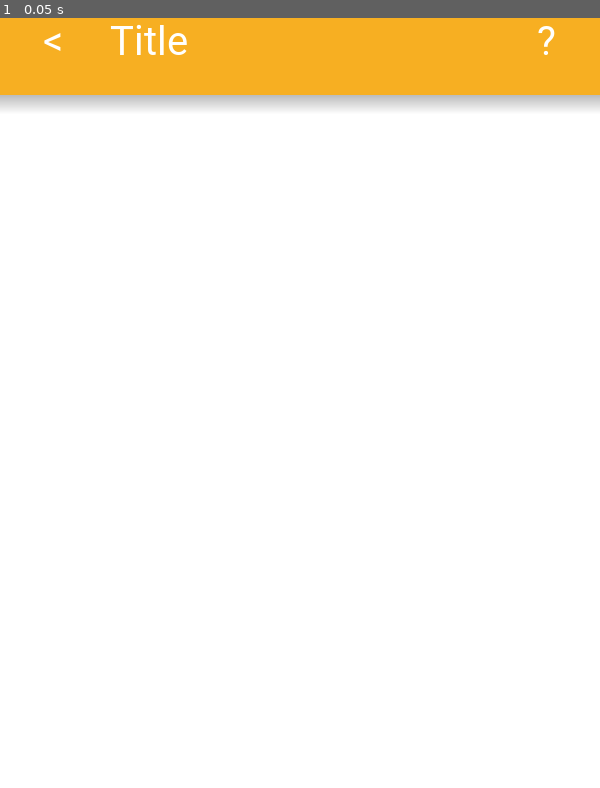
Above: before the commit, frame 1.
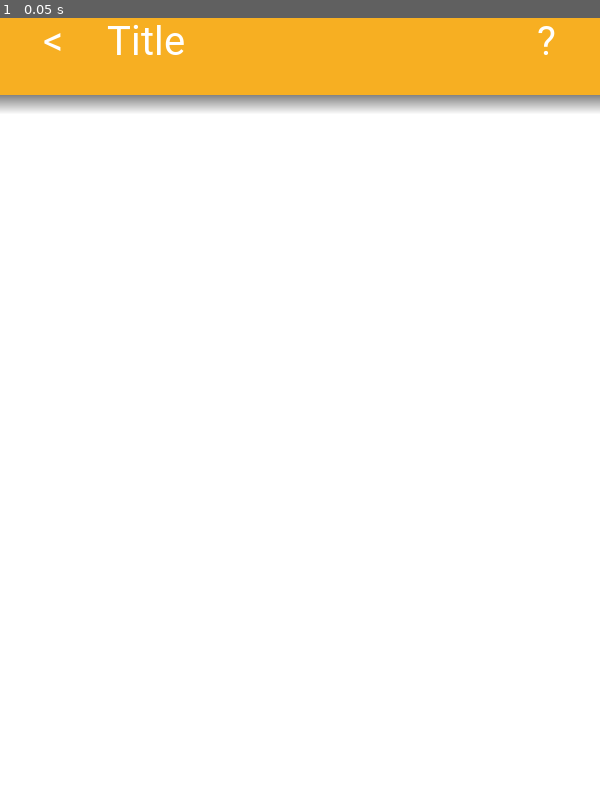
Above: after the commit, the same moment.

Repository: don-tnowe/craftcrafter
Game: Godot game, scene res://layout/main.tscn
Same seed, same stepped clock (60 frames per second), same inputs: the game is played once before the commit and once after it.
Inputs:
- Up to frame 1 (0.05 s): no input

The runs differ from the first frame. In frame 1, 1.7% of the frame differs, in the area x 0-100%, y 0-12%.

Commit message:
More styles and style elements

Diff:
--- a/layout/screen_header.tscn
+++ b/layout/elements/screen_header.tscn
@@ -1,11 +1,7 @@
 [gd_scene load_steps=3 format=2]
 
-[sub_resource type="Gradient" id=1]
-colors = PoolColorArray( 0, 0, 0, 0.270588, 0, 0, 0, 0 )
-
-[sub_resource type="GradientTexture" id=2]
-gradient = SubResource( 1 )
-width = 64
+[ext_resource path="res://styles/elements/shadow_gradient.tres" type="Texture" id=1]
+[ext_resource path="res://styles/fonts/title.tres" type="DynamicFont" id=2]
 
 [node name="header" type="Control"]
 anchor_right = 1.0
@@ -31,12 +27,16 @@
 margin_right = 24.0
 margin_bottom = 2560.0
 rect_rotation = 89.9999
-texture = SubResource( 2 )
+texture = ExtResource( 1 )
 expand = true
+__meta__ = {
+"_edit_lock_": true
+}
 
 [node name="box" type="HBoxContainer" parent="color_rect"]
 anchor_right = 1.0
 anchor_bottom = 1.0
+custom_constants/separation = 0
 __meta__ = {
 "_edit_lock_": true
 }
@@ -46,11 +46,12 @@
 margin_bottom = 128.0
 rect_min_size = Vector2( 128, 0 )
 custom_colors/font_color = Color( 1, 1, 1, 1 )
+custom_fonts/font = ExtResource( 2 )
 text = "<"
 
 [node name="control" type="Control" parent="color_rect/box"]
-margin_left = 132.0
-margin_right = 588.0
+margin_left = 128.0
+margin_right = 592.0
 margin_bottom = 128.0
 rect_min_size = Vector2( 0, 128 )
 rect_clip_content = true
@@ -60,6 +61,8 @@
 anchor_right = 1.0
 anchor_bottom = 1.0
 size_flags_horizontal = 3
+custom_colors/font_color = Color( 1, 1, 1, 1 )
+custom_fonts/font = ExtResource( 2 )
 text = "Title"
 valign = 1
 
@@ -69,4 +72,5 @@
 margin_bottom = 128.0
 rect_min_size = Vector2( 128, 0 )
 custom_colors/font_color = Color( 1, 1, 1, 1 )
+custom_fonts/font = ExtResource( 2 )
 text = "?"
--- a/layout/main.tscn
+++ b/layout/main.tscn
@@ -1,7 +1,7 @@
 [gd_scene load_steps=4 format=2]
 
 [ext_resource path="res://styles/themes/default_theme.tres" type="Theme" id=1]
-[ext_resource path="res://layout/screen_header.tscn" type="PackedScene" id=2]
+[ext_resource path="res://layout/elements/screen_header.tscn" type="PackedScene" id=2]
 [ext_resource path="res://scripts/screen_switcher.gd" type="Script" id=3]
 
 [node name="control" type="Control"]
@@ -22,5 +22,3 @@
 }
 
 [node name="header" parent="." instance=ExtResource( 2 )]
-
-[node name="sprite" type="Sprite" parent="."]
--- a/project.godot
+++ b/project.godot
@@ -27,6 +27,7 @@
 [gui]
 
 theme/custom="res://styles/themes/default_theme.tres"
+theme/custom_font="res://styles/fonts/body.tres"
 
 [input_devices]
 
--- /dev/null
+++ b/styles/elements/shadow_gradient.tres
@@ -0,0 +1,8 @@
+[gd_resource type="GradientTexture" load_steps=2 format=2]
+
+[sub_resource type="Gradient" id=1]
+colors = PoolColorArray( 0, 0, 0, 0.498039, 0, 0, 0, 0 )
+
+[resource]
+gradient = SubResource( 1 )
+width = 64
--- /dev/null
+++ b/styles/fonts/body.tres
@@ -0,0 +1,7 @@
+[gd_resource type="DynamicFont" load_steps=2 format=2]
+
+[ext_resource path="res://styles/fonts/data/Roboto-Regular.ttf" type="DynamicFontData" id=1]
+
+[resource]
+size = 32
+font_data = ExtResource( 1 )
--- /dev/null
+++ b/styles/icons/add.tres
@@ -0,0 +1,8 @@
+[gd_resource type="AtlasTexture" load_steps=2 format=2]
+
+[ext_resource path="res://styles/icons/icon-atlas.png" type="Texture" id=1]
+
+[resource]
+flags = 4
+atlas = ExtResource( 1 )
+region = Rect2( 0, 0, 128, 128 )
--- /dev/null
+++ b/styles/icons/arrow.tres
@@ -0,0 +1,8 @@
+[gd_resource type="AtlasTexture" load_steps=2 format=2]
+
+[ext_resource path="res://styles/icons/icon-atlas.png" type="Texture" id=1]
+
+[resource]
+flags = 4
+atlas = ExtResource( 1 )
+region = Rect2( 384, 128, 128, 128 )
--- /dev/null
+++ b/styles/icons/search.tres
@@ -0,0 +1,8 @@
+[gd_resource type="AtlasTexture" load_steps=2 format=2]
+
+[ext_resource path="res://styles/icons/icon-atlas.png" type="Texture" id=1]
+
+[resource]
+flags = 4
+atlas = ExtResource( 1 )
+region = Rect2( 256, 128, 128, 128 )
--- /dev/null
+++ b/styles/icons/time.tres
@@ -0,0 +1,8 @@
+[gd_resource type="AtlasTexture" load_steps=2 format=2]
+
+[ext_resource path="res://styles/icons/icon-atlas.png" type="Texture" id=1]
+
+[resource]
+flags = 4
+atlas = ExtResource( 1 )
+region = Rect2( 128, 128, 128, 128 )
--- a/styles/themes/default_theme.tres
+++ b/styles/themes/default_theme.tres
@@ -2,6 +2,8 @@
 
 [ext_resource path="res://styles/fonts/title.tres" type="DynamicFont" id=1]
 [ext_resource path="res://styles/elements/Elements.png" type="Texture" id=2]
+[ext_resource path="res://styles/themes/stylebox_panel.tres" type="StyleBox" id=3]
+[ext_resource path="res://styles/themes/stylebox_textedit.tres" type="StyleBox" id=4]
 
 [sub_resource type="StyleBoxTexture" id=15]
 content_margin_left = 24.0
@@ -69,18 +71,6 @@
 
 [sub_resource type="StyleBoxEmpty" id=4]
 
-[sub_resource type="StyleBoxTexture" id=7]
-texture = ExtResource( 2 )
-region_rect = Rect2( 214, 0, 64, 64 )
-margin_left = 16.0
-margin_right = 16.0
-margin_top = 16.0
-margin_bottom = 16.0
-
-[sub_resource type="StyleBoxFlat" id=23]
-bg_color = Color( 0.968627, 0.686275, 0.133333, 1 )
-corner_detail = 1
-
 [sub_resource type="StyleBoxTexture" id=18]
 content_margin_left = 0.0
 content_margin_right = 0.0
@@ -100,34 +90,39 @@
 expand_margin_left = 16.0
 
 [resource]
-default_font = ExtResource( 1 )
 Button/colors/font_color = Color( 1, 1, 1, 1 )
 Button/colors/font_color_disabled = Color( 1, 1, 1, 0.2 )
 Button/colors/font_color_focus = Color( 1, 1, 1, 1 )
 Button/colors/font_color_hover = Color( 1, 1, 1, 1 )
 Button/colors/font_color_pressed = Color( 1, 1, 1, 0.74902 )
 Button/constants/hseparation = 2
+Button/fonts/font = ExtResource( 1 )
 Button/styles/disabled = SubResource( 15 )
 Button/styles/focus = SubResource( 2 )
 Button/styles/hover = SubResource( 16 )
-Button/styles/normal = SubResource( 1 )
+Button/styles/normal = SubResource( 26 )
 Button/styles/pressed = SubResource( 24 )
 HScrollBar/styles/grabber = SubResource( 25 )
 HScrollBar/styles/grabber_highlight = SubResource( 25 )
 HScrollBar/styles/grabber_pressed = SubResource( 25 )
 HScrollBar/styles/scroll = SubResource( 4 )
 HScrollBar/styles/scroll_focus = SubResource( 4 )
+Label/colors/font_color = Color( 0, 0, 0, 1 )
 LineEdit/colors/cursor_color = Color( 0, 0, 0, 1 )
 LineEdit/colors/font_color = Color( 0, 0, 0, 1 )
 LineEdit/colors/font_color_selected = Color( 0, 0, 0, 1 )
 LineEdit/colors/font_color_uneditable = Color( 0, 0, 0, 1 )
-LineEdit/styles/focus = SubResource( 7 )
-LineEdit/styles/normal = SubResource( 7 )
-LineEdit/styles/read_only = SubResource( 7 )
-Panel/styles/panel = SubResource( 23 )
-TextEdit/styles/focus = SubResource( 7 )
-TextEdit/styles/normal = SubResource( 7 )
-TextEdit/styles/read_only = SubResource( 7 )
+LineEdit/styles/focus = ExtResource( 4 )
+LineEdit/styles/normal = ExtResource( 4 )
+LineEdit/styles/read_only = ExtResource( 4 )
+MarginContainer/constants/margin_bottom = 20
+MarginContainer/constants/margin_left = 20
+MarginContainer/constants/margin_right = 20
+MarginContainer/constants/margin_top = 20
+Panel/styles/panel = ExtResource( 3 )
+TextEdit/styles/focus = ExtResource( 4 )
+TextEdit/styles/normal = ExtResource( 4 )
+TextEdit/styles/read_only = ExtResource( 4 )
 ToolButton/colors/font_color = Color( 1, 1, 1, 1 )
 ToolButton/colors/font_color_disabled = Color( 1, 1, 1, 0.247059 )
 ToolButton/colors/font_color_pressed = Color( 1, 1, 1, 0.74902 )
--- /dev/null
+++ b/styles/themes/stylebox_button.tres
@@ -0,0 +1,15 @@
+[gd_resource type="StyleBoxTexture" load_steps=2 format=2]
+
+[ext_resource path="res://styles/elements/Elements.png" type="Texture" id=1]
+
+[resource]
+content_margin_left = 24.0
+content_margin_right = 24.0
+content_margin_top = 24.0
+content_margin_bottom = 24.0
+texture = ExtResource( 1 )
+region_rect = Rect2( 0, 0, 86, 84 )
+margin_left = 52.0
+margin_right = 52.0
+margin_top = 32.0
+margin_bottom = 36.0
--- /dev/null
+++ b/styles/themes/stylebox_float_button.tres
@@ -0,0 +1,16 @@
+[gd_resource type="StyleBoxTexture" load_steps=2 format=2]
+
+[ext_resource path="res://styles/elements/Elements.png" type="Texture" id=1]
+
+[resource]
+content_margin_left = 64.0
+content_margin_right = 64.0
+content_margin_top = 64.0
+content_margin_bottom = 64.0
+texture = ExtResource( 1 )
+region_rect = Rect2( 0, 84, 256, 256 )
+margin_left = 128.0
+margin_right = 128.0
+margin_top = 128.0
+margin_bottom = 128.0
+modulate_color = Color( 0.968627, 0.686275, 0.133333, 1 )
--- /dev/null
+++ b/styles/themes/stylebox_panel.tres
@@ -0,0 +1,19 @@
+[gd_resource type="StyleBoxTexture" load_steps=2 format=2]
+
+[ext_resource path="res://styles/elements/Elements.png" type="Texture" id=1]
+
+[resource]
+content_margin_left = 0.0
+content_margin_right = 0.0
+content_margin_top = 0.0
+content_margin_bottom = 0.0
+texture = ExtResource( 1 )
+region_rect = Rect2( 410, 2, 58, 60 )
+margin_left = 26.0
+margin_right = 26.0
+margin_top = 26.0
+margin_bottom = 26.0
+expand_margin_left = 24.0
+expand_margin_right = 24.0
+expand_margin_top = 24.0
+expand_margin_bottom = 24.0
--- /dev/null
+++ b/styles/themes/stylebox_textedit.tres
@@ -0,0 +1,15 @@
+[gd_resource type="StyleBoxTexture" load_steps=2 format=2]
+
+[ext_resource path="res://styles/elements/Elements.png" type="Texture" id=1]
+
+[resource]
+content_margin_left = 8.0
+content_margin_right = 8.0
+content_margin_top = 8.0
+content_margin_bottom = 8.0
+texture = ExtResource( 1 )
+region_rect = Rect2( 214, 0, 64, 64 )
+margin_left = 16.0
+margin_right = 16.0
+margin_top = 16.0
+margin_bottom = 16.0
Binary file changed: styles/elements/Elements.png
Binary file changed: styles/icons/icon-atlas.png
Not shown: 1 places in styles/themes/default_theme.tres that only renumber resources
